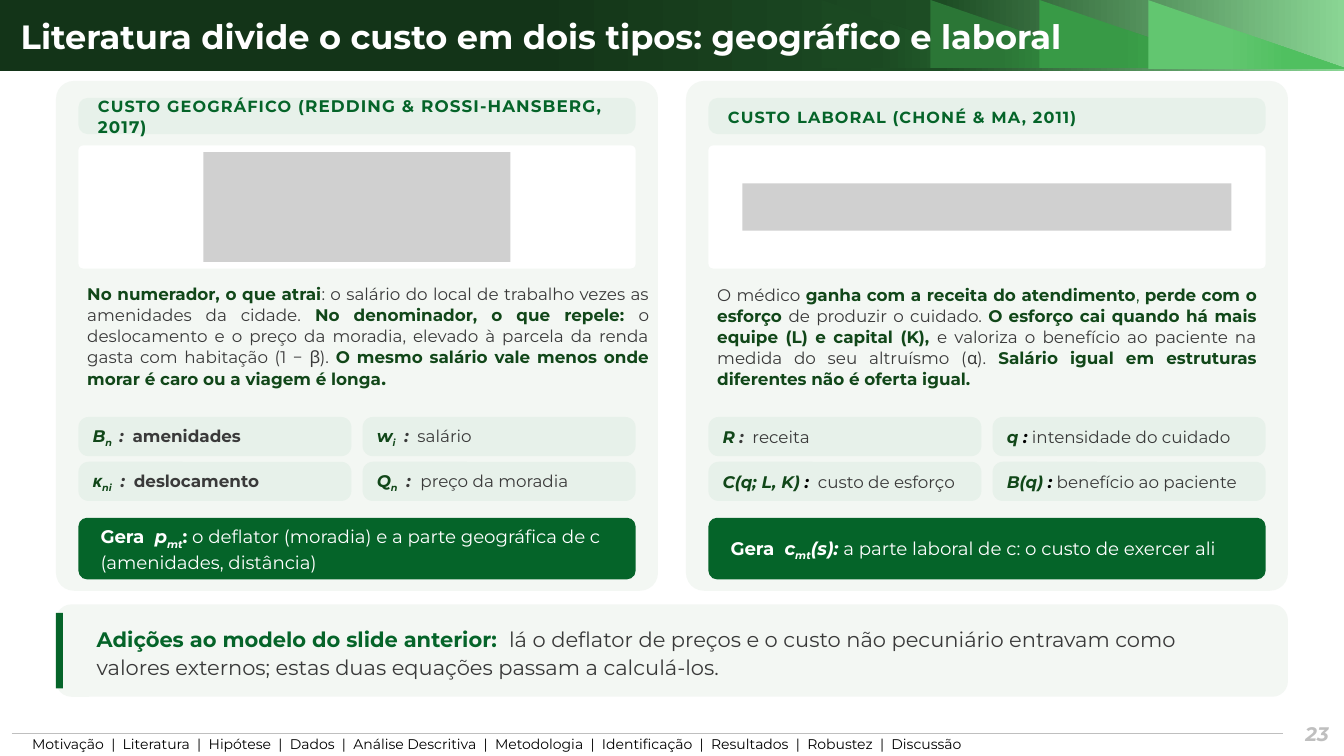
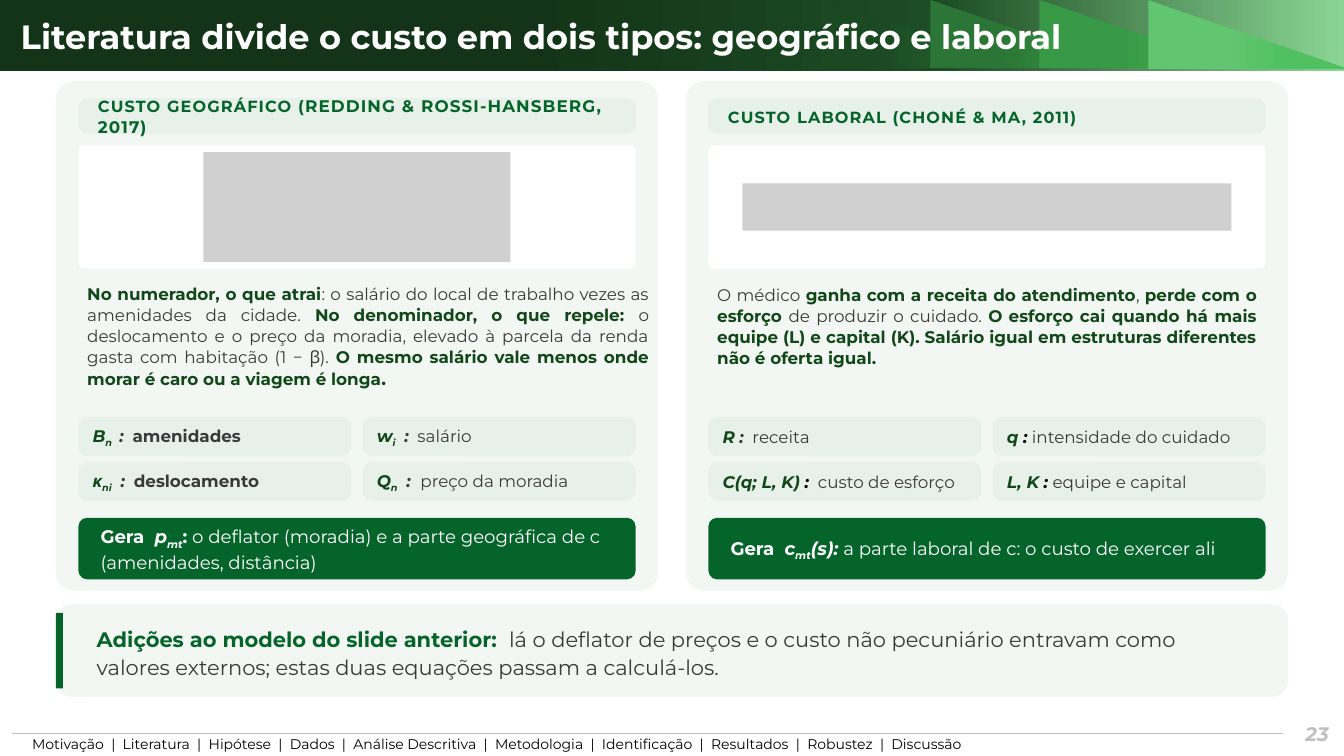
Before and after one commit to ka1victor/impact-eval-health-econ-pmme, a slide deck: slide 23 of output/apresentacao_banca_final/deck_banca_final.pptx. Drawn at 1344x756 pixels with LibreOffice and Linux fonts; fonts in the diff are those of the drawing; grey boxes stand for pictures; background and template pictures are left out. Boxes give left, top, right and bottom in pixels: in the first picture for what was removed or moved away, otherwise in the second. Text is boxed around its words. In the diff, an @@ line names an element or a change of style, - is before the commit and + after.

```diff
--- a/output/apresentacao_banca_final/deck_banca_final.pptx
+++ b/output/apresentacao_banca_final/deck_banca_final.pptx
@@ text at (717,288,1257,368): text changed @@
-O médico ganha com a receita do atendimento, perde com o esforço de produzir o cuidado. O esforço cai quando há mais equipe (L) e capital (K), e valoriza o benefício ao paciente na medida do seu altruísmo (α). Salário igual em estruturas diferentes não é oferta igual.
+O médico ganha com a receita do atendimento, perde com o esforço de produzir o cuidado. O esforço cai quando há mais equipe (L) e capital (K). Salário igual em estruturas diferentes não é oferta igual.
@@ text in rounded rectangle at (1007,475,1186,492): text changed @@
-B(q) : benefício ao paciente
+L, K : equipe e capital
```
Also in this commit, not shown: 4 other slides changed, 8 other files.
